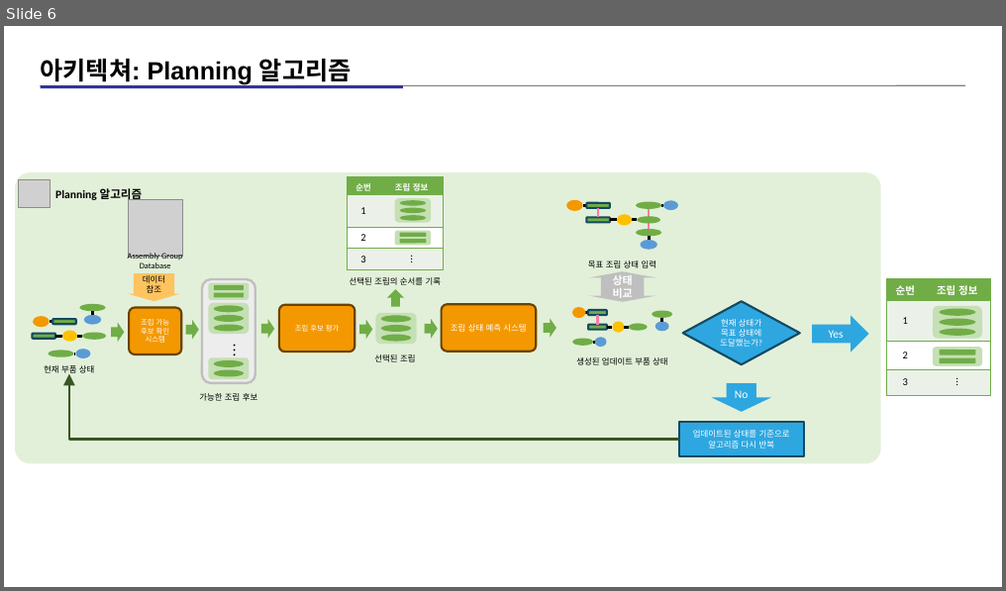
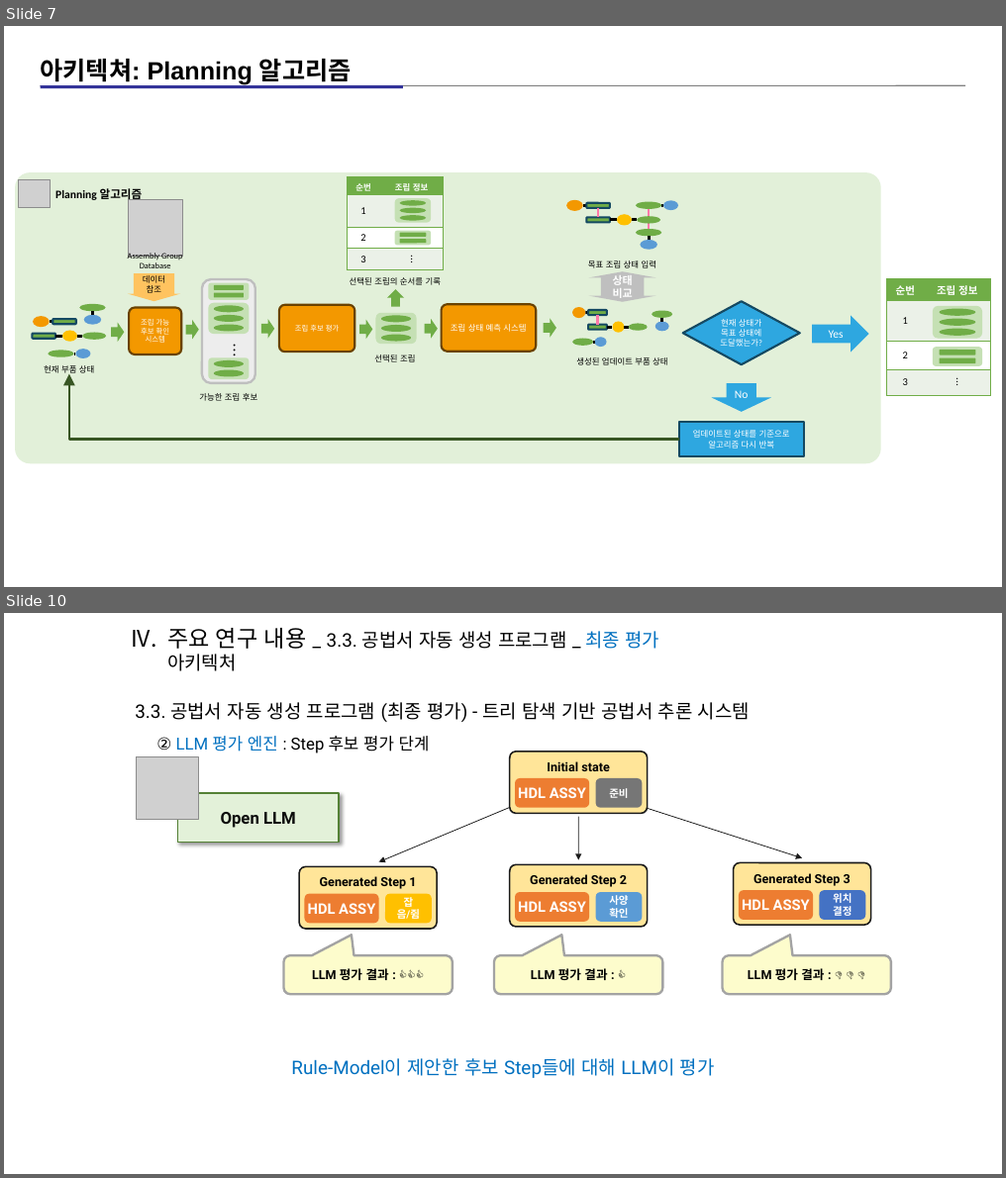
Before and after one commit to kimz1121/test, a slide deck: 현대차 심볼릭 플레너 예시 설명 자료_11_아키텍쳐_자료(작성중).pptx. Shown one above the other, each under a label of ours: slide 6 before the commit, slides 7 and 10 after it; the slides between them are not shown. The pictures are 1006x591 and 1006x1178 pixels, drawn with LibreOffice and Linux fonts; fonts in the diff are those of the drawing; grey boxes stand for pictures. Boxes give left, top, right and bottom in pixels: in the first picture for what was removed or moved away, otherwise in the second. Text is boxed around its words. In the diff, an @@ line names an element or a change of style, - is before the commit and + after.

```diff
--- a/현대차 심볼릭 플레너 예시 설명 자료_11_아키텍쳐_자료(작성중).pptx
+++ b/현대차 심볼릭 플레너 예시 설명 자료_11_아키텍쳐_자료(작성중).pptx
@@ slide 10 added at box(4, 613, 1002, 1174), background #FFFFFF @@
@@ text added at box(167, 628, 659, 671), 18 pt, text #000000 @@
+IV. 주요 연구 내용 _ 3.3. 공법서 자동 생성 프로그램 _ 최종 평가 아키텍처
@@ text added at box(135, 702, 749, 722), 18 pt, text #000000 @@
+3.3. 공법서 자동 생성 프로그램 (최종 평가) - 트리 탐색 기반 공법서 추론 시스템
@@ picture added at box(137, 758, 199, 820) @@
@@ text added at box(156, 736, 430, 754), 16 pt, text #000000 @@
+② LLM 평가 엔진 : Step 후보 평가 단계
@@ group added at box(510, 752, 648, 814): 3 rounded rectangles, 1 text @@
+준비
+HDL ASSY
+Initial state
@@ rectangle added at box(177, 793, 339, 843), fill #E3F1D9, outline #548135 1.5 pt, 16 pt, text #0C0C0C, bold @@
+Open LLM
@@ arrow added from (509, 808) to (379, 862), #1A1A1A 0.75 pt @@
@@ arrow added from (578, 817) to (579, 861), #1A1A1A 0.75 pt @@
@@ arrow added from (648, 808) to (802, 859), #1A1A1A 0.75 pt @@
@@ group added at box(299, 866, 437, 929): 3 rounded rectangles, 1 text @@
+잡음/쥠
+HDL ASSY
+Generated Step 1
@@ group added at box(510, 864, 648, 927): 3 rounded rectangles, 1 text @@
+사양
+확인
+HDL ASSY
+Generated Step 2
@@ group added at box(734, 863, 871, 925): 3 rounded rectangles, 1 text @@
+위치
+결정
+HDL ASSY
+Generated Step 3
@@ rounded speech box added at box(284, 956, 452, 995), fill #FDFCCC, outline #A3A3A3 2.25 pt, 12 pt, text #000000, bold @@
+LLM 평가 결과 : 👍👍👍
@@ rounded speech box added at box(494, 956, 662, 995), fill #FDFCCC, outline #A3A3A3 2.25 pt, 12 pt, text #000000, bold @@
+LLM 평가 결과 : 👍
@@ rounded speech box added at box(723, 956, 891, 995), fill #FDFCCC, outline #A3A3A3 2.25 pt, 12 pt, text #000000, bold @@
+LLM 평가 결과 : 👎 👎 👎
@@ text added at box(291, 1059, 715, 1078), 18 pt, text #0070C0 @@
+Rule-Model이 제안한 후보 Step들에 대해 LLM이 평가
@@ what was slide 6 is now slide 7 @@
```
Also in this commit, not shown: 2 slides changed, 6 other slides added, 1 other file.
